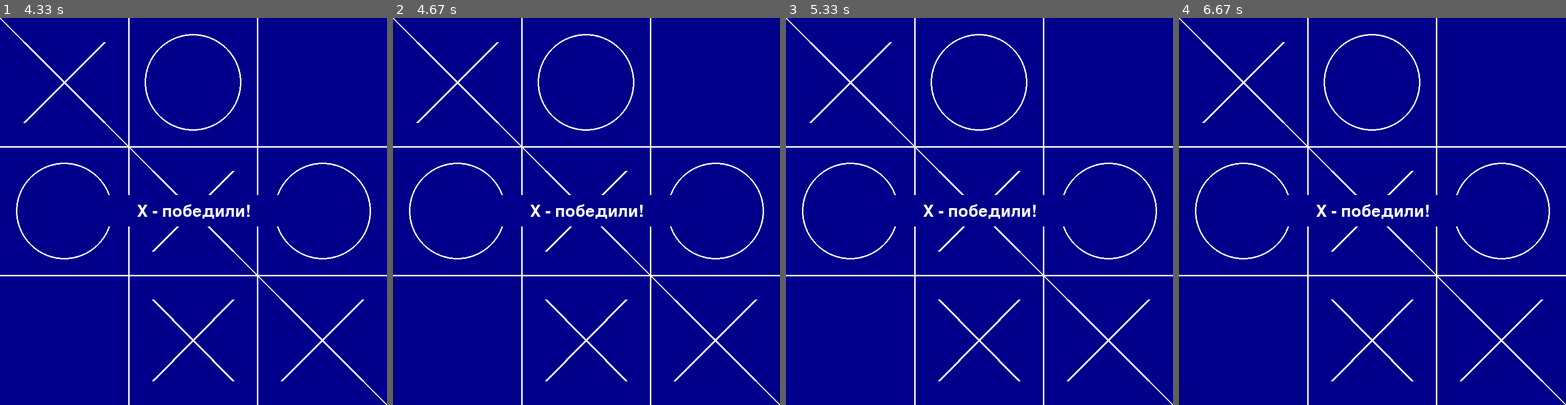
Above: before the commit, frames 1-4 (left to right).
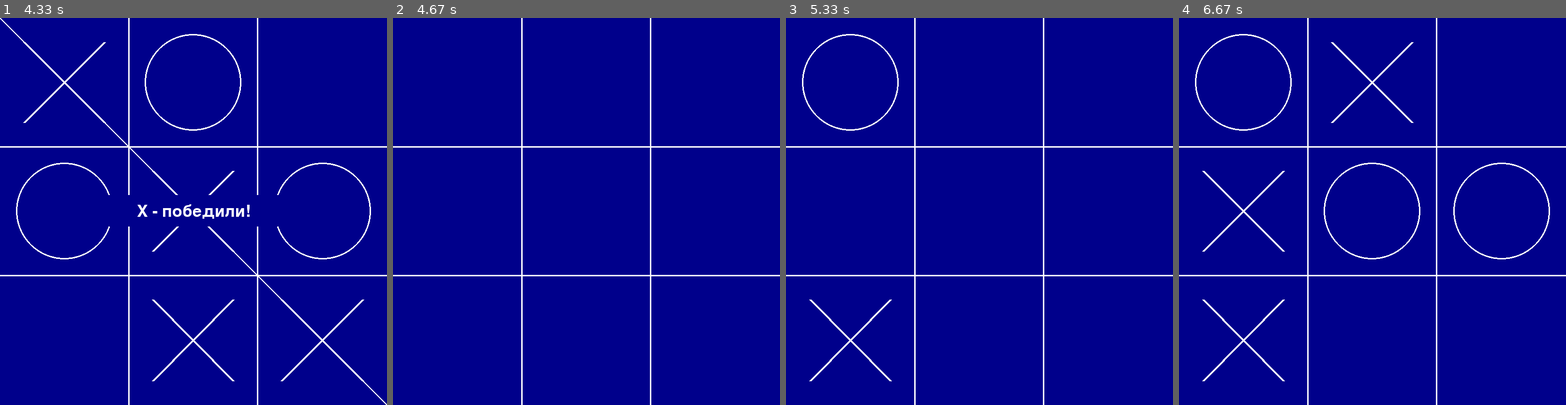
Above: after the commit, the same moments.

Repository: VideoDanilka/PyGame_Project
Game: pygame game, started from main_project.py
The game is run twice, just before and just after one commit, with the same random seed, the same clock (stepped at 60 frames per second) and the same inputs.
Inputs (mouse positions are in pixels of both pictures, inside the frame that each line leads up to):
- Up to frame 1 (4.33 s): tap T at 0.33 s; click (193, 238) at 0.72 s; click (73, 153) at 1.05 s; click (336, 346) at 1.38 s; click (201, 79) at 1.72 s; click (174, 312) at 2.05 s; click (294, 273) at 2.38 s; click (46, 126) at 3.22 s
- Up to frame 2 (4.67 s): tap T at 4.5 s
- Up to frame 3 (5.33 s): click (886, 281) at 4.88 s; click (894, 141) at 5.22 s
- Up to frame 4 (6.67 s): click (1287, 180) at 5.55 s; click (1453, 161) at 5.88 s; click (1310, 87) at 6.22 s; click (1333, 196) at 6.55 s

Frame 1 is identical in both runs. In frame 2, 2.3% of the frame differs, in the area x 0-100%, y 0-100%; in frame 3, 2.8%; in frame 4, 3.4%.

Commit message:
clearbutton

Diff:
--- a/main_project.py
+++ b/main_project.py
@@ -109,6 +109,48 @@
                         b += 1
                         print(b)
                         repeat_move9 = True
+            if event.type == pygame.KEYDOWN:
+                if event.key == pygame.K_t:
+                    circle1 = False
+                    circle2 = False
+                    circle3 = False
+                    circle4 = False
+                    circle5 = False
+                    circle6 = False
+                    circle7 = False
+                    circle8 = False
+                    circle9 = False
+                    b = 0
+                    repeat_move1 = False
+                    repeat_move2 = False
+                    repeat_move3 = False
+                    repeat_move4 = False
+                    repeat_move5 = False
+                    repeat_move6 = False
+                    repeat_move7 = False
+                    repeat_move8 = False
+                    repeat_move9 = False
+                    cross1 = False
+                    cross2 = False
+                    cross3 = False
+                    cross4 = False
+                    cross5 = False
+                    cross6 = False
+                    cross7 = False
+                    cross8 = False
+                    cross9 = False
+                    x_win = False
+                    o_win = False
+                    win = False
+                    step1 = False
+                    step2 = False
+                    step3 = False
+                    step4 = False
+                    step5 = False
+                    step6 = False
+                    step7 = False
+                    step8 = False
+                    step9 = False
         screen.fill('blue4')
         pygame.draw.line(screen, (255, 255, 255), (w // 3, 0), (w // 3, h), width=3)
         pygame.draw.line(screen, (255, 255, 255), (w // 3 * 2, 0), (w // 3 * 2, h), width=3)
